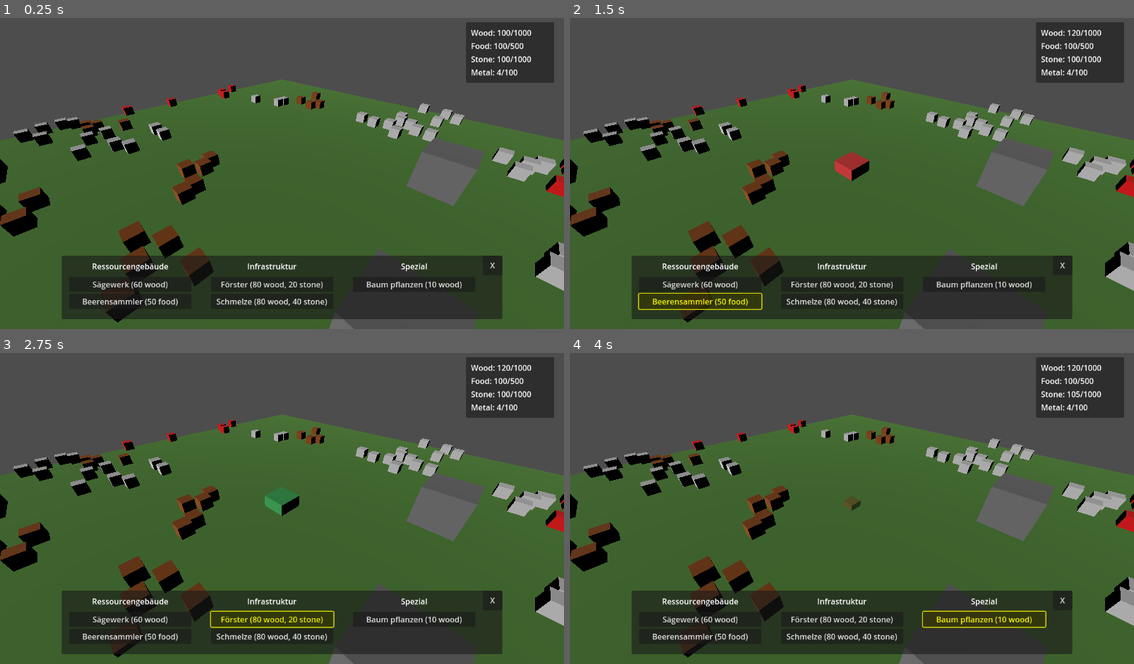
Above: before the commit, frames 1-4 (two rows, left to right).
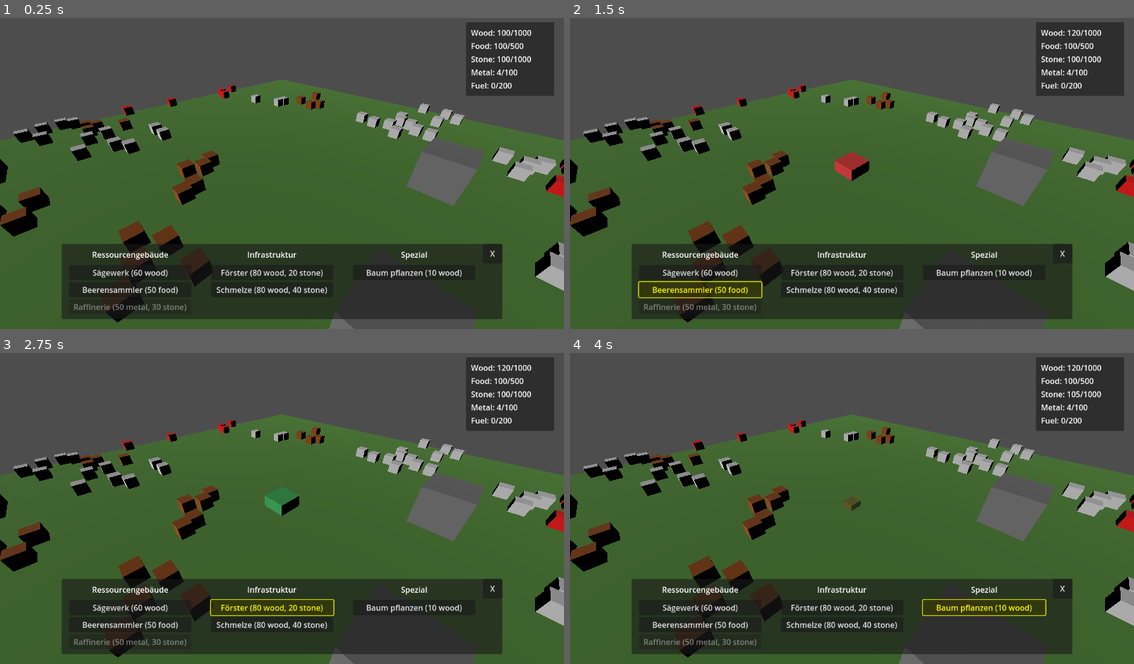
Above: after the commit, the same moments.

Repository: Catloff/Gaia-Galactica
Game: Godot game, scene res://scenes/Main.tscn
The game is run twice, just before and just after one commit, with the same random seed, the same clock (stepped at 60 frames per second) and the same inputs.
Inputs:
- Up to frame 1 (0.25 s): no input
- Up to frame 2 (1.5 s): click "Sägewerk (60 wood)" at 0.5 s; click "Beerensammler (50 food)" at 1.25 s
- Up to frame 3 (2.75 s): click "Förster (80 wood, 20 stone)" at 2 s
- Up to frame 4 (4 s): click "Schmelze (80 wood, 40 stone)" at 2.75 s; click "Baum pflanzen (10 wood)" at 3.5 s

The runs differ from the first frame. In frame 1, 5.9% of the frame differs, in the area x 10-99%, y 20-95%; in frame 2, 6.4%; in frame 3, 6.3%; in frame 4, 6.9%, in the area x 10-99%, y 20-97%.

Commit message:
Add fuel refinery

Diff:
--- /dev/null
+++ b/scenes/buildings/Refinery.tscn
@@ -0,0 +1,22 @@
+[gd_scene load_steps=4 format=3 uid="uid://b6j8q2y4n3xk5"]
+
+[ext_resource type="Script" path="res://scripts/buildings/Refinery.gd" id="1_r4n2p"]
+
+[sub_resource type="BoxMesh" id="BoxMesh_k8j2p"]
+size = Vector3(2, 3, 2)
+
+[sub_resource type="CylinderMesh" id="CylinderMesh_u6v2q"]
+top_radius = 0.4
+bottom_radius = 0.6
+height = 1.5
+
+[node name="Refinery" type="Node3D"]
+script = ExtResource("1_r4n2p")
+
+[node name="Base" type="MeshInstance3D" parent="."]
+transform = Transform3D(1, 0, 0, 0, 1, 0, 0, 0, 1, 0, 1.5, 0)
+mesh = SubResource("BoxMesh_k8j2p")
+
+[node name="Chimney" type="MeshInstance3D" parent="."]
+transform = Transform3D(1, 0, 0, 0, 1, 0, 0, 0, 1, 0.6, 3.25, 0.6)
+mesh = SubResource("CylinderMesh_u6v2q")
--- a/scenes/hud/ResourceHUD.tscn
+++ b/scenes/hud/ResourceHUD.tscn
@@ -41,3 +41,7 @@
 [node name="MetalLabel" type="Label" parent="MarginContainer/Resources"]
 layout_mode = 2
 text = "Metal: 0/100"
+
+[node name="FuelLabel" type="Label" parent="MarginContainer/Resources"]
+layout_mode = 2
+text = "Fuel: 0/200"
--- a/scripts/ResourceManager.gd
+++ b/scripts/ResourceManager.gd
@@ -6,14 +6,16 @@
 	"wood": 100,
 	"stone": 100,
 	"food": 100,
-	"metal": 4
+	"metal": 4,
+	"fuel": 0
 }
 
 var storage_limits = {
 	"wood": 1000,
 	"stone": 1000,
 	"food": 500,
-	"metal": 100
+	"metal": 100,
+	"fuel": 200,
 }
 
 @onready var hud = $"../HUD"
--- a/scripts/buildings/BaseBuilding.gd
+++ b/scripts/buildings/BaseBuilding.gd
@@ -172,10 +172,6 @@
 func _on_resource_changed(_resource_type: String, _old_value: int, _new_value: int):
 	update_upgrade_button()
 
-# Virtuelle Methode für die Grundkosten des Gebäudes
-func get_base_cost() -> Dictionary:
-	return {}
-
 # Abriss-Funktionalität
 func demolish():
 	deactivate()
--- a/scripts/buildings/BerryGatherer.gd
+++ b/scripts/buildings/BerryGatherer.gd
@@ -11,10 +11,6 @@
 	material.albedo_color = Color(0.8, 0.2, 0.2)  # Red for berries
 	$MeshInstance3D.material_override = material
 
-func get_base_cost() -> Dictionary:
-	return {
-		"food": 50
-	}
 
 func _process(delta):
 	if not is_active:
--- a/scripts/buildings/BuildingManager.gd
+++ b/scripts/buildings/BuildingManager.gd
@@ -50,6 +50,13 @@
 		BuildingCategory.SPECIAL,
 		{"wood": 10},
 		"Baum pflanzen"
+	),
+	"refinery": BuildingDefinition.new(
+		preload("res://scenes/buildings/Refinery.tscn"),
+		"refinery",
+		BuildingCategory.RESOURCE,
+		{"metal": 50, "stone": 30},
+		"Raffinerie"
 	),
 	"smeltery": BuildingDefinition.new(
 		preload("res://scenes/buildings/Smeltery.tscn"),
--- a/scripts/buildings/Forester.gd
+++ b/scripts/buildings/Forester.gd
@@ -13,11 +13,6 @@
 	material.albedo_color = Color(0.2, 0.6, 0.3)  # Grün für Förster
 	$MeshInstance3D.material_override = material
 
-func get_base_cost() -> Dictionary:
-	return {
-		"wood": 80,
-		"stone": 20
-	}
 
 func _process(delta):
 	if not is_active:
--- a/scripts/buildings/Lumbermill.gd
+++ b/scripts/buildings/Lumbermill.gd
@@ -12,10 +12,6 @@
 	material.albedo_color = Color(0.6, 0.4, 0.2)  # Braun
 	$MeshInstance3D.material_override = material
 
-func get_base_cost() -> Dictionary:
-	return {
-		"wood": 60
-	}
 
 func _process(delta):
 	if not is_active:
--- /dev/null
+++ b/scripts/buildings/Refinery.gd
@@ -0,0 +1,55 @@
+extends BaseBuilding
+
+const FOOD_COST = 2
+const FUEL_OUTPUT = 1
+const BASE_PROCESS_TIME = 5.0
+
+var process_timer = 0.0
+
+func setup_building():
+	upgrade_costs = [
+		{
+			"metal": 10,
+			"stone": 20
+		},
+		{
+			"metal": 20,
+			"stone": 40
+		}
+	]
+
+	max_level = 3
+
+	# Set building color
+	var material = StandardMaterial3D.new()
+	material.albedo_color = Color(0.4, 0.6, 0.7)  # Blue-ish for refinery
+	$Base.material_override = material
+
+func _process(delta):
+	if not is_active:
+		return
+
+	process_timer += delta
+	if process_timer >= get_process_time():
+		process_timer = 0.0
+		try_produce_fuel()
+
+func try_produce_fuel():
+	var costs = {
+		"food": FOOD_COST
+	}
+
+	if resource_manager.pay_cost(costs):
+		resource_manager.add_resources({
+			"type": "fuel",
+			"amount": FUEL_OUTPUT * get_efficiency_multiplier()
+		})
+
+func get_process_time() -> float:
+	return BASE_PROCESS_TIME / get_speed_multiplier()
+
+func get_efficiency_multiplier() -> float:
+	return 1.0 + (0.25 * current_level)  # 25% more output per level
+
+func get_speed_multiplier() -> float:
+	return 1.0 + (0.2 * current_level)  # 20% faster per level
--- a/scripts/buildings/Smeltery.gd
+++ b/scripts/buildings/Smeltery.gd
@@ -26,11 +26,6 @@
 	material.albedo_color = Color(0.6, 0.3, 0.3)  # Reddish brown for smeltery
 	$MeshInstance3D.material_override = material
 
-func get_base_cost() -> Dictionary:
-	return {
-		"wood": 80,
-		"stone": 40
-	}
 
 func _process(delta):
 	if not is_active:
--- a/scripts/hud/ResourceHUD.gd
+++ b/scripts/hud/ResourceHUD.gd
@@ -4,6 +4,7 @@
 @onready var food_label = $MarginContainer/Resources/FoodLabel
 @onready var stone_label = $MarginContainer/Resources/StoneLabel
 @onready var metal_label = $MarginContainer/Resources/MetalLabel
+@onready var fuel_label = $MarginContainer/Resources/FuelLabel
 @onready var resource_manager = get_node("/root/Main/ResourceManager")
 
 func _ready() -> void:
@@ -17,3 +18,4 @@
 	food_label.text = "Food: %d/%d" % [inventory["food"], limits["food"]]
 	stone_label.text = "Stone: %d/%d" % [inventory["stone"], limits["stone"]]
 	metal_label.text = "Metal: %d/%d" % [inventory["metal"], limits["metal"]]
+	fuel_label.text = "Fuel: %d/%d" % [inventory["fuel"], limits["fuel"]]
Not shown, changed: Updates.md
Not shown, added: scenes/buildings/bui3008.tmp
Not shown, added: scenes/buildings/buiD3CD.tmp
